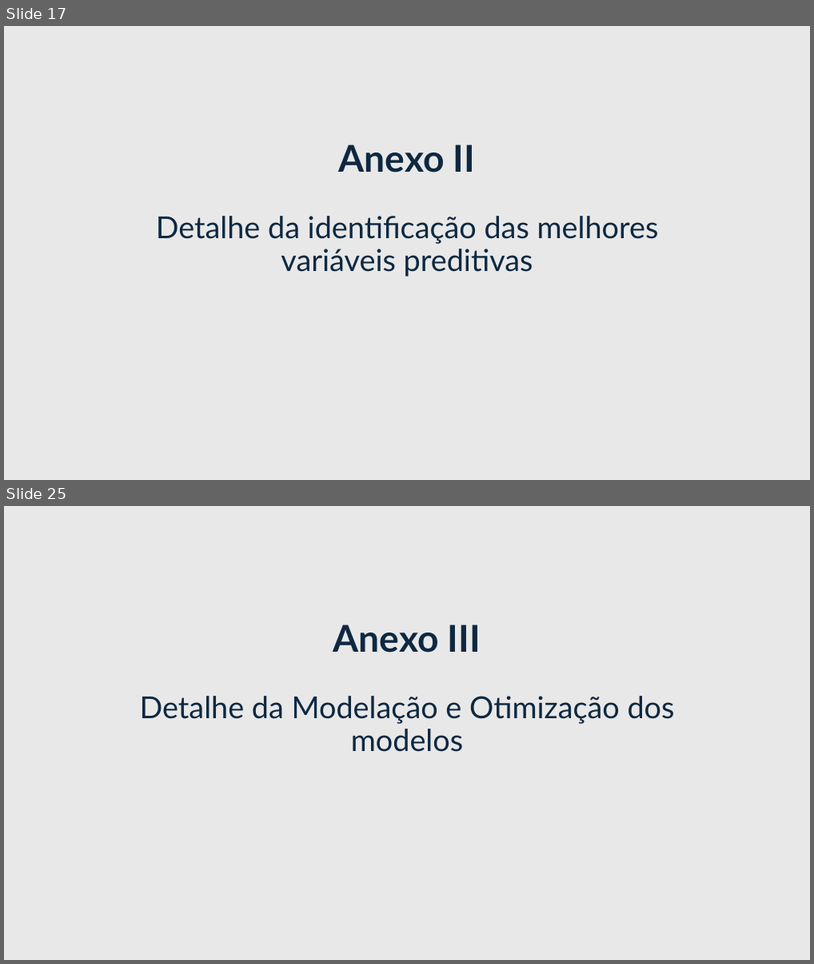
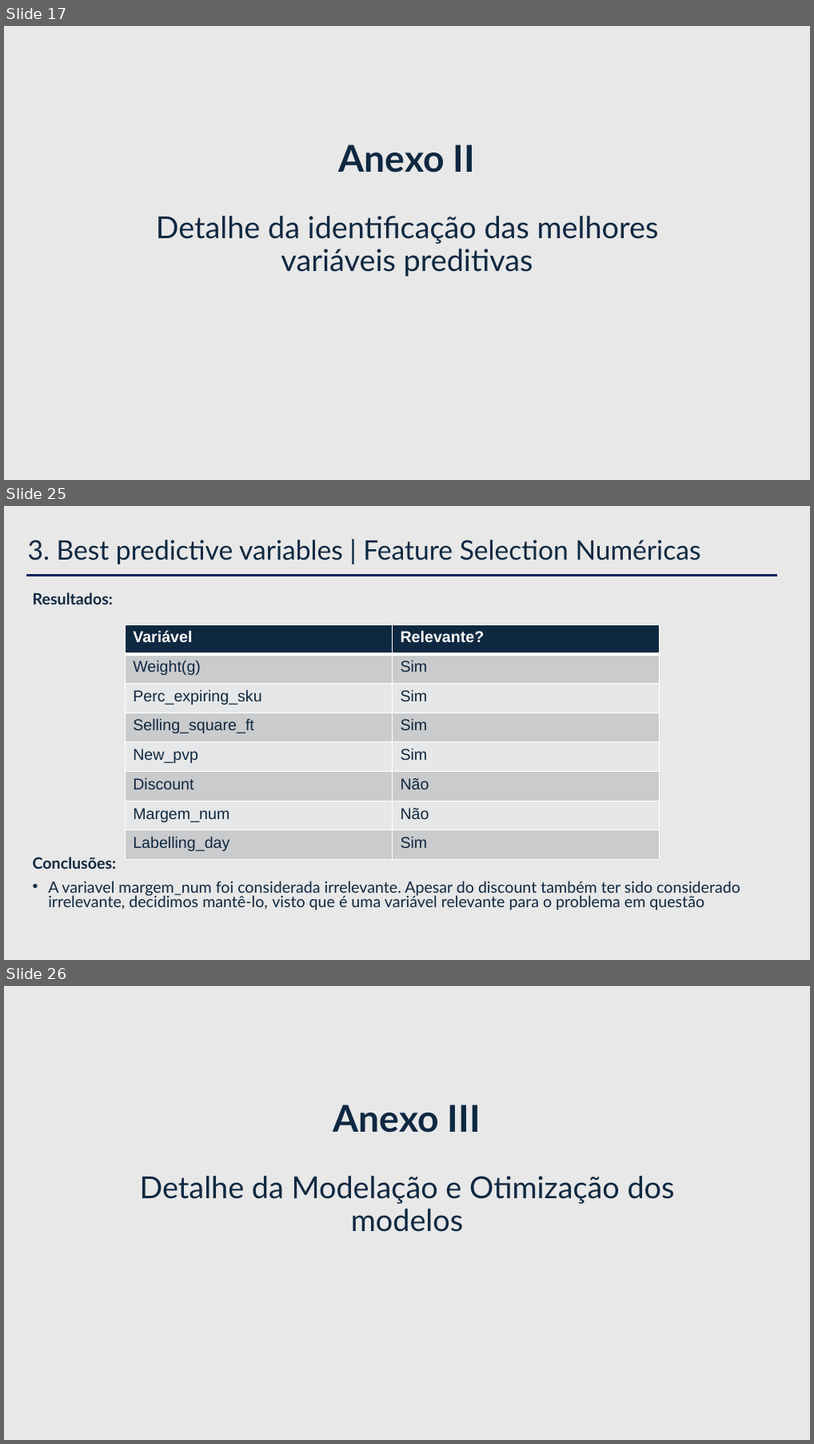
Before and after one commit to andreiacampos98/datascience_course, a slide deck: 10_applied/2024 EDIT LTP__PraticalCase/LTP_PraticalCase Dataset/Case Study __.pptx. Shown one above the other, each under a label of ours: slides 17 and 25 before the commit, slides 17, 25 and 26 after it; the slides between them are not shown. The pictures are 814x964 and 814x1444 pixels, drawn with LibreOffice and Linux fonts; fonts in the diff are those of the drawing. Boxes give left, top, right and bottom in pixels: in the first picture for what was removed or moved away, otherwise in the second. Text is boxed around its words. In the diff, an @@ line names an element or a change of style, - is before the commit and + after.

```diff
--- a/10_applied/2024 EDIT LTP__PraticalCase/LTP_PraticalCase Dataset/Case Study __.pptx
+++ b/10_applied/2024 EDIT LTP__PraticalCase/LTP_PraticalCase Dataset/Case Study __.pptx
@@ slide 25 added at bbox=[4, 506, 810, 960], background #E8E8E8 @@
@@ title added at bbox=[28, 540, 702, 564], 24 pt, text #0E2841 @@
+3. Best predictive variables | Feature Selection Numéricas
@@ line added from (26, 576) to (778, 576), #002060 2.25 pt @@
@@ text added at bbox=[33, 592, 741, 910], 14 pt, text #0E2841 @@
+Resultados:
+Conclusões:
+• A variavel margem_num foi considerada irrelevante. Apesar do discount também ter sido considerado irrelevante, decidimos mantê-lo, visto que é uma variável relevante para o problema em questão
@@ table added at bbox=[125, 624, 661, 860], 8 rows, 2 columns @@
+Variável | Relevante?
+Weight(g) | Sim
+Perc_expiring_sku | Sim
+Selling_square_ft | Sim
+New_pvp | Sim
+Discount | Não
+Margem_num | Não
+Labelling_day | Sim
@@ what was slide 25 is now slide 26 @@
```
Also in this commit, not shown: 17 slides changed, 1 other file.
